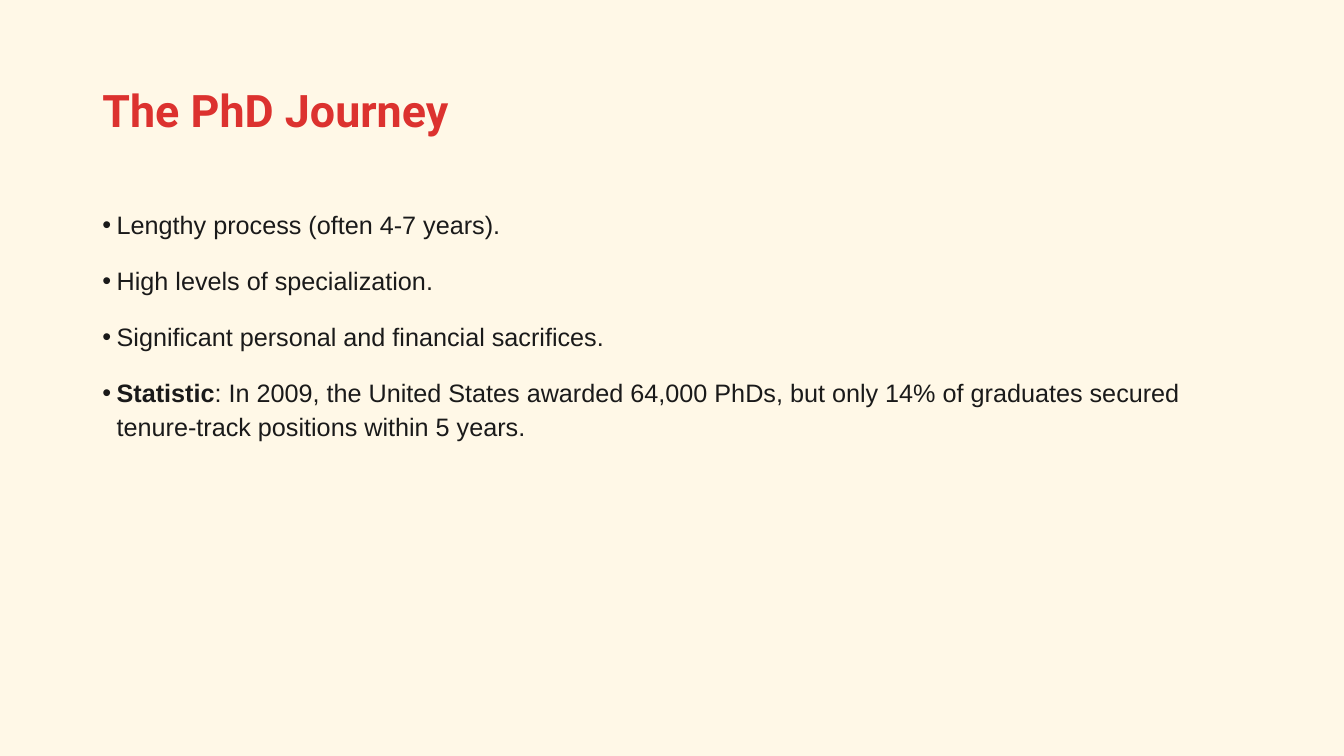
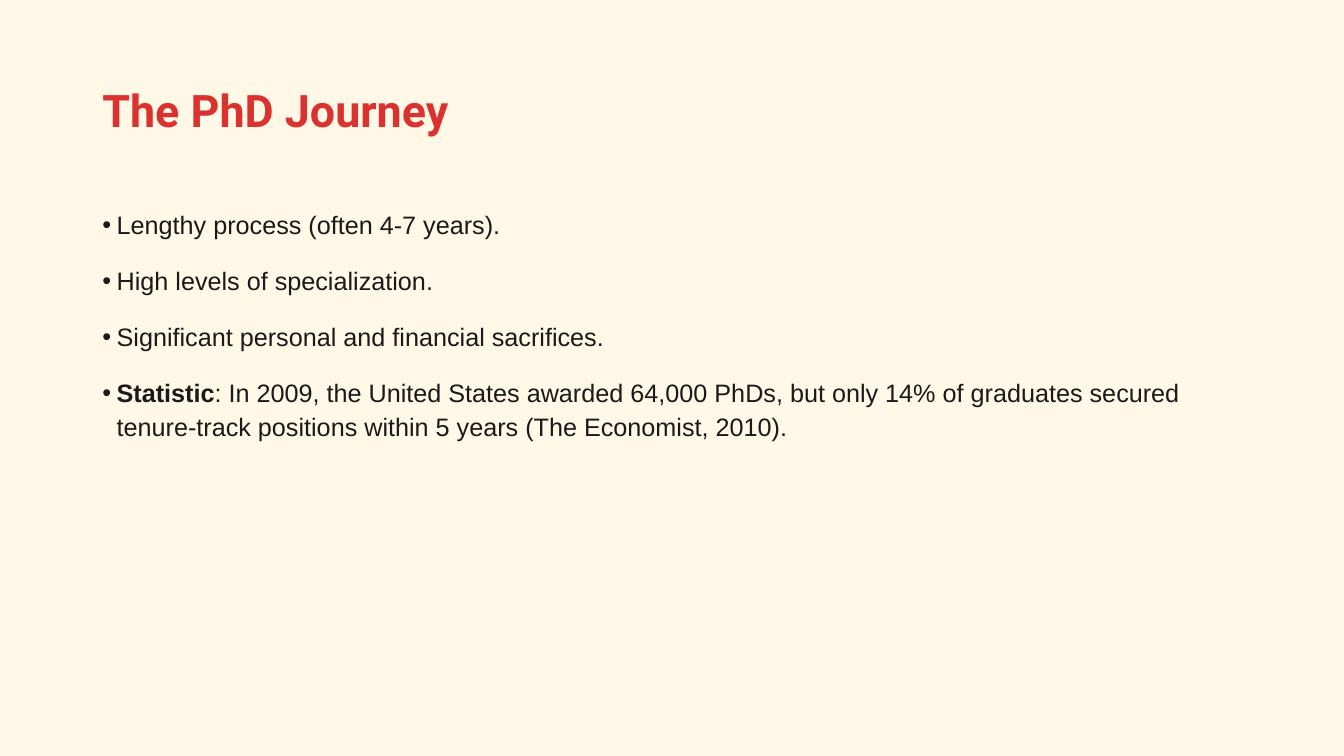
Before and after one commit to bsamadi/quarto-phd-slides, a slide deck: slide 5 of presentation-01.pptx. Drawn at 1344x756 pixels with LibreOffice and Linux fonts; fonts in the diff are those of the drawing. Boxes give left, top, right and bottom in pixels: in the first picture for what was removed or moved away, otherwise in the second. Text is boxed around its words. In the diff, an @@ line names an element or a change of style, - is before the commit and + after.

```diff
--- a/presentation-01.pptx
+++ b/presentation-01.pptx
@@ text at [117, 383, 1180, 442]: text changed @@
-• Statistic: In 2009, the United States awarded 64,000 PhDs, but only 14% of graduates secured tenure-track positions within 5 years.
+• Statistic: In 2009, the United States awarded 64,000 PhDs, but only 14% of graduates secured tenure-track positions within 5 years (The Economist, 2010).
```
Also in this commit, not shown: 5 other slides changed, 2 slides added, 4 other files.
